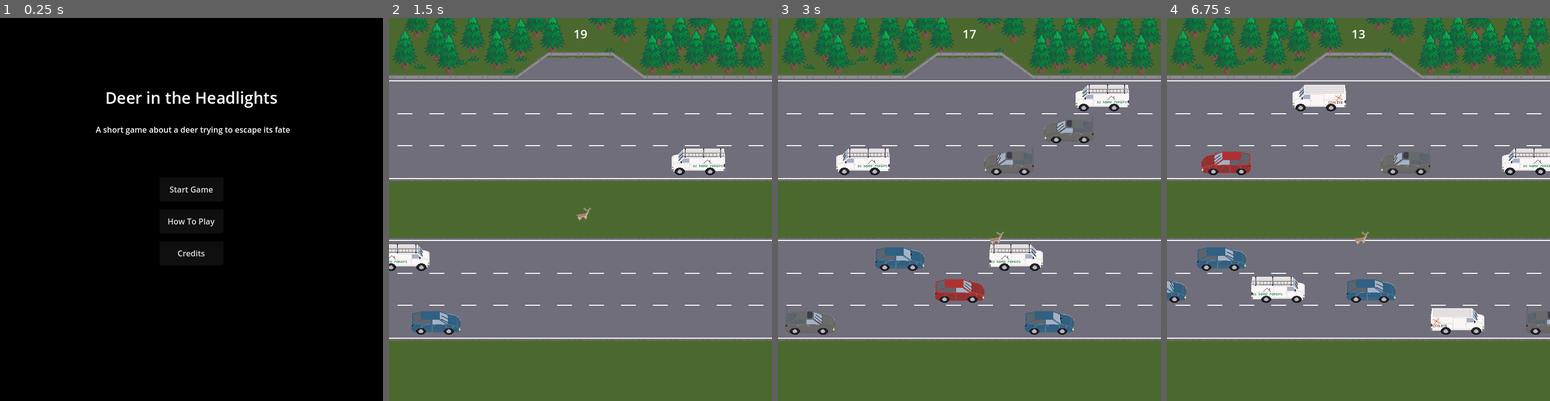
Above: before the commit, frames 1-4 (left to right).
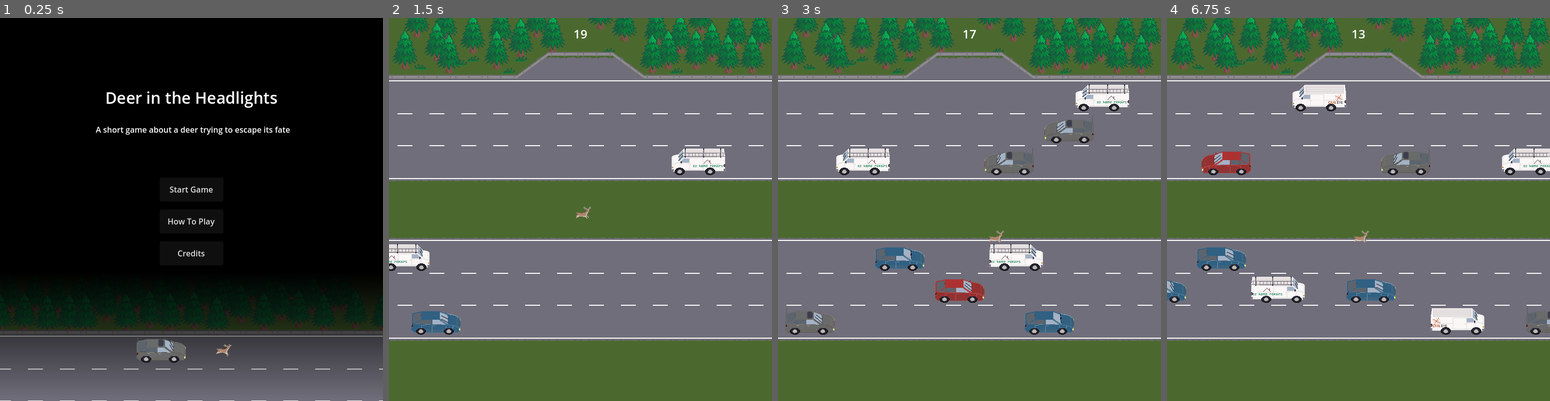
Above: after the commit, the same moments.

Repository: Pedro-T/deer-in-the-headlights
Game: Godot game, scene res://Main.tscn
The game is run twice, just before and just after one commit, with the same random seed, the same clock (stepped at 60 frames per second) and the same inputs.
Inputs:
- Up to frame 1 (0.25 s): no input
- Up to frame 2 (1.5 s): click "Start Game" at 0.5 s; hold D (move_right) from 1.28 s (still down)
- Up to frame 3 (3 s): release D (move_right) at 2.03 s; hold S (move_down) 2.03-2.78 s; hold D (move_right) from 2.78 s (still down)
- Up to frame 4 (6.75 s): release D (move_right) at 3.53 s; hold W (move_up) 3.53-4.28 s; hold A (move_left) 4.28-5.78 s; hold S (move_down) 5.78-6.53 s; hold D (move_right) from 6.53 s (still down)

The runs differ from the first frame. In frame 1, 26% of the frame differs, in the area x 0-100%, y 70-100%; in frame 2, less than 0.1%; in frame 3, less than 0.1%; in frame 4, less than 0.1%.

Commit message:
Add title screen scene

Diff:
--- a/deer-in-the-headlights/overlay_screens/Screens.tscn
+++ b/deer-in-the-headlights/overlay_screens/Screens.tscn
@@ -1,6 +1,10 @@
-[gd_scene load_steps=3 format=3 uid="uid://crs4x04sgqv7i"]
+[gd_scene load_steps=7 format=3 uid="uid://crs4x04sgqv7i"]
 
 [ext_resource type="Script" uid="uid://cn0fgfhycc8vo" path="res://overlay_screens/screens.gd" id="1_iq8hk"]
+[ext_resource type="Script" uid="uid://doyte1gcyxv2q" path="res://overlay_screens/title_screen.gd" id="2_5442a"]
+[ext_resource type="SpriteFrames" uid="uid://c1ixp61icsh68" path="res://player/sprite/deer_frames.tres" id="2_dbvsv"]
+[ext_resource type="Texture2D" uid="uid://b8kc5awqkycvf" path="res://overlay_screens/animations/title_bg.png" id="3_hocjy"]
+[ext_resource type="SpriteFrames" uid="uid://dfb2oc5l51b4x" path="res://vehicle/animations/car_hatch_gray.tres" id="3_m2drv"]
 
 [sub_resource type="LabelSettings" id="LabelSettings_iq8hk"]
 font_size = 32
@@ -35,7 +39,7 @@
 text = "Return to Title"
 
 [node name="TitleScreen" type="Node2D" parent="."]
-visible = false
+script = ExtResource("2_5442a")
 
 [node name="ColorRect" type="ColorRect" parent="TitleScreen"]
 offset_right = 768.0
@@ -111,6 +115,29 @@
 All gameplay code and other art by Pedro Teixeira"
 dialog_autowrap = true
 
+[node name="Parallax2D" type="Parallax2D" parent="TitleScreen"]
+repeat_size = Vector2(768, 0)
+autoscroll = Vector2(100, 0)
+
+[node name="TitleBg" type="Sprite2D" parent="TitleScreen/Parallax2D"]
+position = Vector2(384, 640)
+texture = ExtResource("3_hocjy")
+
+[node name="TitleDeer" type="AnimatedSprite2D" parent="TitleScreen"]
+position = Vector2(448, 664)
+sprite_frames = ExtResource("2_dbvsv")
+animation = &"RUN_EAST"
+autoplay = "RUN_EAST"
+frame_progress = 0.74413073
+
+[node name="TitleCar" type="AnimatedSprite2D" parent="TitleScreen"]
+position = Vector2(320, 664)
+sprite_frames = ExtResource("3_m2drv")
+animation = &"L_driving_wipers"
+autoplay = "L_driving_wipers"
+frame_progress = 0.274436
+flip_h = true
+
 [connection signal="pressed" from="GameOverScreen/RestartButton" to="." method="_on_title_return_button_pressed"]
 [connection signal="pressed" from="TitleScreen/StartButton" to="." method="_on_start_button_pressed"]
 [connection signal="pressed" from="TitleScreen/InstructionsButton" to="." method="_on_instructions_button_pressed"]
--- a/deer-in-the-headlights/overlay_screens/screens.gd
+++ b/deer-in-the-headlights/overlay_screens/screens.gd
@@ -4,11 +4,13 @@
     $GameOverScreen.visible = true
 
 func show_title() -> void:
+    $TitleScreen.play_animation()
     $TitleScreen.visible = true
 
 func hide() -> void:
     $GameOverScreen.visible = false
     $TitleScreen.visible = false
+    $TitleScreen.stop_animation()
 
 func show_instructions() -> void:
     $TitleScreen/InstructionsPopup.popup()
--- /dev/null
+++ b/deer-in-the-headlights/overlay_screens/title_screen.gd
@@ -0,0 +1,13 @@
+class_name TitleScreen extends Node2D
+
+const SCROLL_SPEED: Vector2 = Vector2(-100.0, 0.0)
+
+func play_animation() -> void:
+	$Parallax2D.autoscroll = SCROLL_SPEED
+	$TitleDeer.play()
+	$TitleCar.play()
+
+func stop_animation() -> void:
+	$Parallax2D.autoscroll = Vector2.ZERO
+	$TitleDeer.stop()
+	$TitleCar.stop()
--- a/deer-in-the-headlights/player/sprite/deer_frames.tres
+++ b/deer-in-the-headlights/player/sprite/deer_frames.tres
@@ -168,7 +168,7 @@
 }],
 "loop": true,
 "name": &"RUN_EAST",
-"speed": 4.0
+"speed": 6.0
 }, {
 "frames": [{
 "duration": 1.0,
Binary file added: deer-in-the-headlights/overlay_screens/animations/title_bg.png
Not shown, added: deer-in-the-headlights/overlay_screens/title_screen.gd.uid
